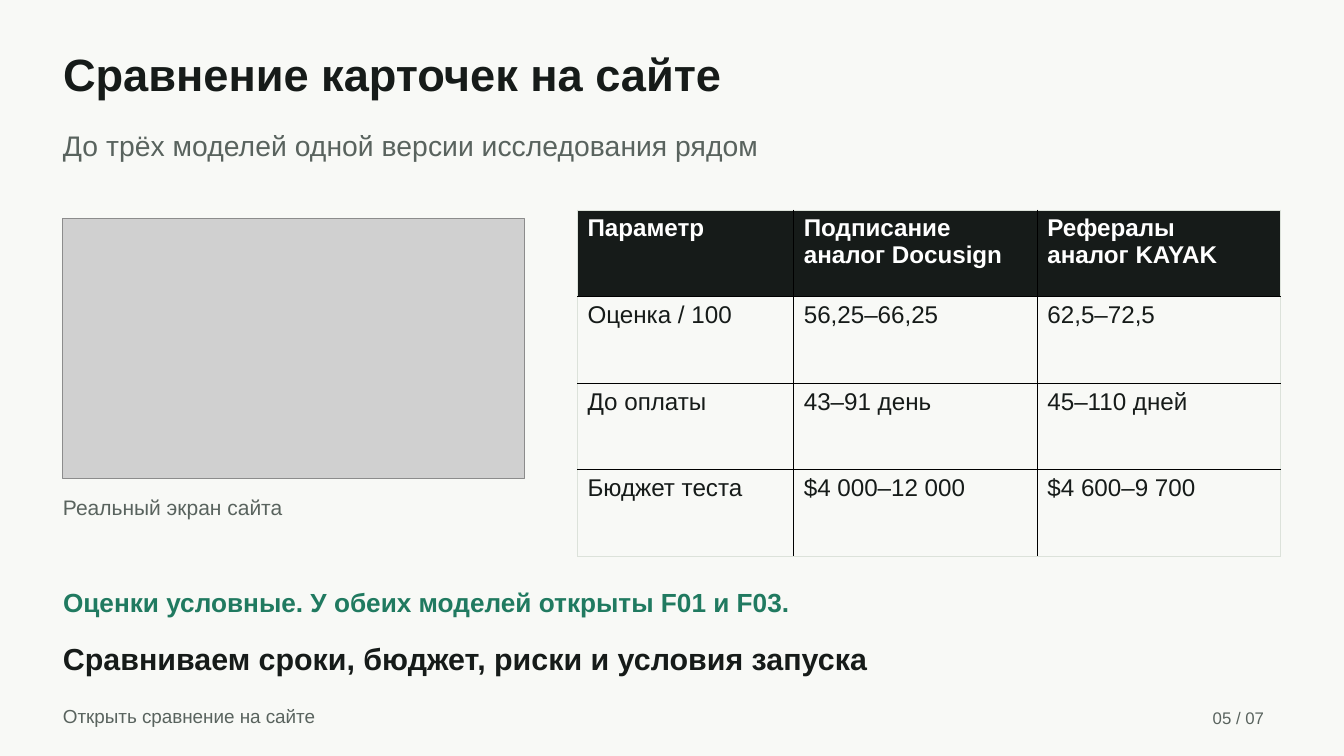
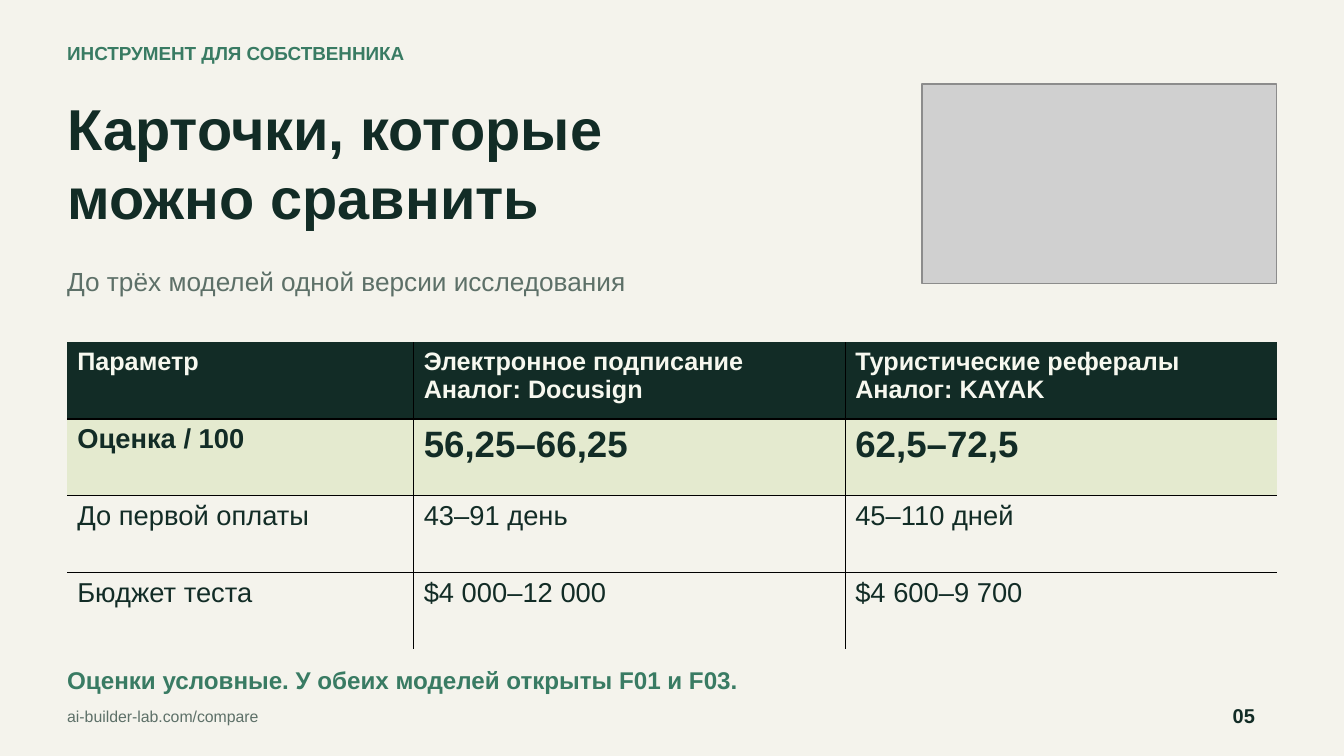
Before and after one commit to bcmle/test_ai_builder, a slide deck: slide 5 of presentation/AI-Builder-CEO.pptx. Drawn at 1344x756 pixels with LibreOffice and Linux fonts; fonts in the diff are those of the drawing; grey boxes stand for pictures. Boxes give left, top, right and bottom in pixels: in the first picture for what was removed or moved away, otherwise in the second. Text is boxed around its words. In the diff, an @@ line names an element or a change of style, - is before the commit and + after.

Commit message:
design: restyle CEO deck with editorial layouts and optical cover

```diff
--- a/presentation/AI-Builder-CEO.pptx
+++ b/presentation/AI-Builder-CEO.pptx
@@ background #F8F9F6 to #F4F3EC @@
@@ text removed at <box>63,57,721,99</box> @@
-Сравнение карточек на сайте
@@ text added at <box>67,47,405,64</box>, 13.5 pt, text #397B63, bold @@
+ИНСТРУМЕНТ ДЛЯ СОБСТВЕННИКА
@@ picture: place and size @@
-picture at <box>63,219,524,479</box>
+picture at <box>923,84,1277,283</box>
@@ text added at <box>67,110,602,229</box>, 41.2 pt, text #122C26, bold @@
+Карточки, которые
+можно сравнить
@@ text at <box>67,271,625,297</box>: text changed; size 20.2 to 18.8 pt; text colour #59635E to #5D7068 @@
-До трёх моделей одной версии исследования рядом
+До трёх моделей одной версии исследования
@@ table at <box>68,343,1277,649</box> @@
-row 1, column 2: Подписание / аналог Docusign
+row 1, column 2: Электронное подписание / Аналог: Docusign
-row 1, column 3: Рефералы / аналог KAYAK
+row 1, column 3: Туристические рефералы / Аналог: KAYAK
-row 3, column 1: До оплаты
+row 3, column 1: До первой оплаты
@@ fill #161B19 to #122C26 in row 1 @@
@@ fill #F8F9F6 to #E4EACF in row 2 @@
@@ fill #F8F9F6 to #F4F3EC in 6 cells @@
@@ size 17.2 to 18 pt, text colour #FFFFFF to #F7F8EF in "Параметр" @@
@@ size 17.2 to 19.5 pt in "Оценка / 100", "43–91 день", "45–110 дней", "Бюджет теста" and 2 more places @@
@@ text colour #161B19 to #122C26 in "Оценка / 100", "56,25–66,25", "62,5–72,5", "43–91 день" and 4 more places @@
@@ bold on in "Оценка / 100", "56,25–66,25", "62,5–72,5" @@
@@ size 17.2 to 26.2 pt in "56,25–66,25", "62,5–72,5" @@
@@ borders changed @@
@@ table: place and size @@
-table at <box>578,210,1282,557</box>
+table at <box>68,343,1277,649</box>
@@ text removed at <box>63,499,282,520</box> @@
-Реальный экран сайта
@@ text removed at <box>63,647,867,676</box> @@
-Сравниваем сроки, бюджет, риски и условия запуска
@@ text "Оценки условные. У обеих моделей ...": place and size @@
-text "Оценки условные. У обеих моделей ..." at <box>63,592,789,617</box>
+text "Оценки условные. У обеих моделей ..." at <box>67,671,737,694</box>
@@ text "Оценки условные. У обеих моделей ..." at <box>67,671,737,694</box>: size 18.8 to 17.2 pt, text colour #207A60 to #397B63 @@
@@ text removed at <box>63,709,315,727</box> @@
-Открыть сравнение на сайте
@@ text added at <box>67,710,258,726</box>, 11.2 pt, text #5D7068 @@
+ai-builder-lab.com/compare
@@ text at <box>1233,709,1255,723</box>: text changed; size 12 to 14.2 pt; text colour #59635E to #122C26; bold on @@
-05 / 07
+05
```
Also in this commit, not shown: 5 other slides changed, 1 slide added, 1 slide removed, 11 other files.
